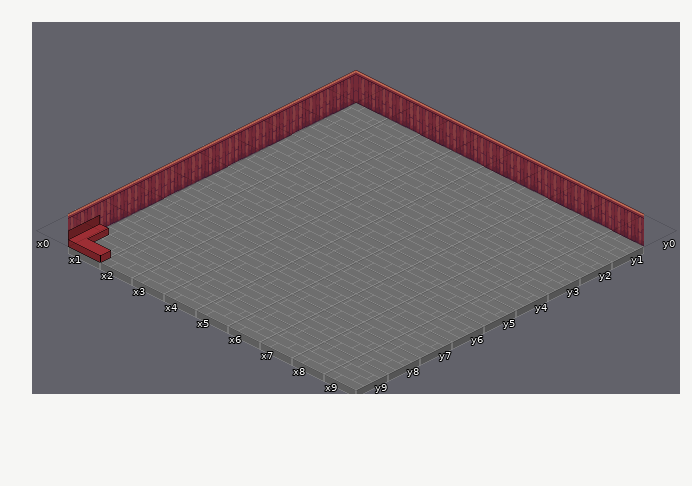
Tiled map: Output/Assets/Maps/TabernaMAP.tmx. Above is the file before it was changed.
Cells are 128x64 px. Isometric: x runs down to the right, y down to the left. Shown: x 0..9, y 0..9.
Now the later version:
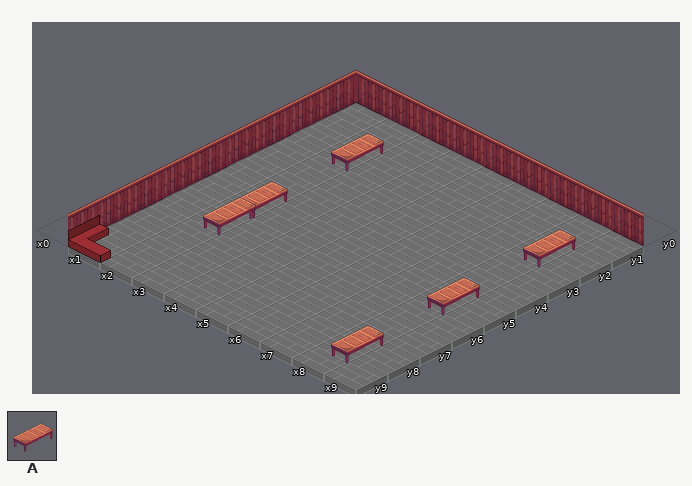
Key: from "Level 2": A 13.
_ is an empty cell.
Change:
Layer "Tile Layer 2":
Tile A now appears in row 2 at x 2 and 8; in row 5 at x 2 and 8; in row 6 at x 2; in row 8 at x 8.
